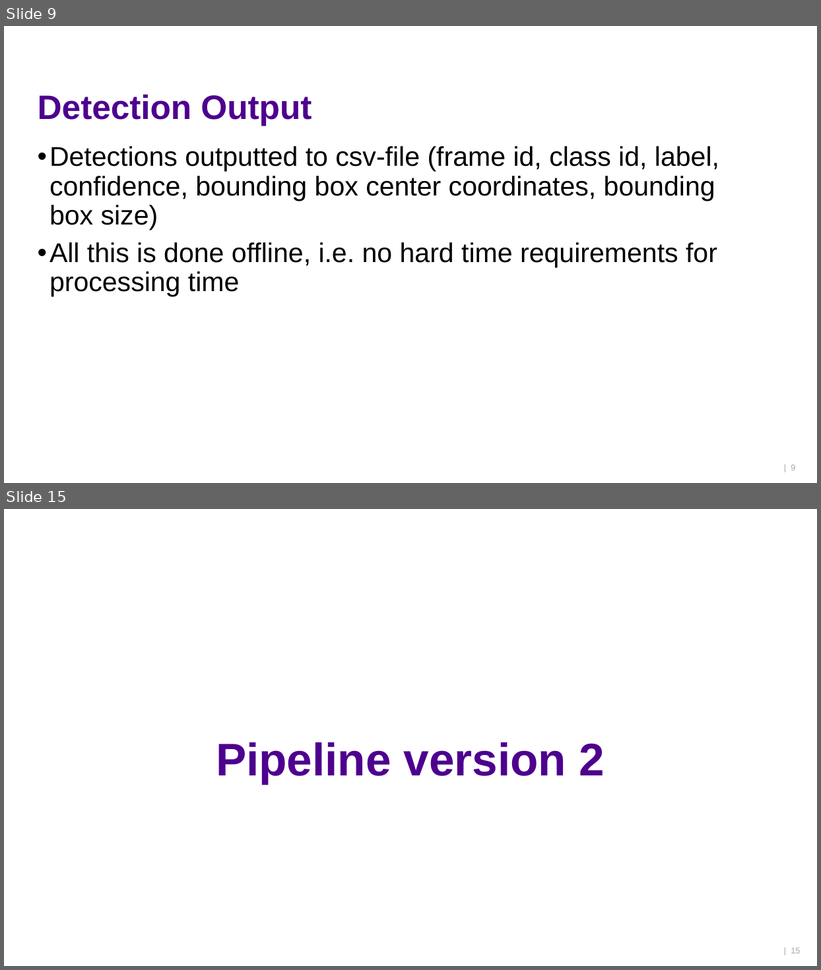
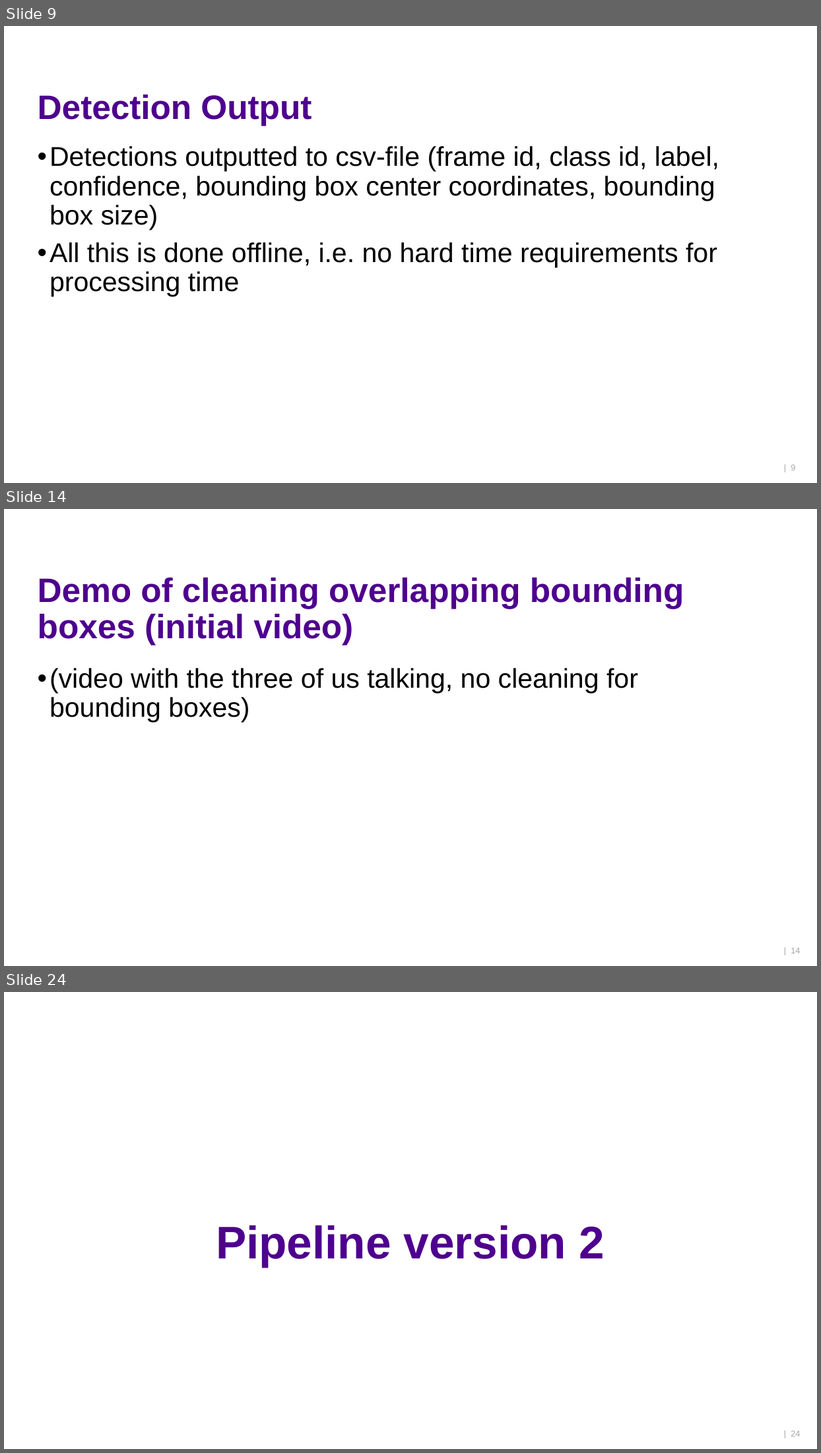
Before and after one commit to ktlhtn/AutoSTAnnot, a slide deck: Power point files/Final presentation.pptx. Shown one above the other, each under a label of ours: slides 9 and 15 before the commit, slides 9, 14 and 24 after it; the slides between them are not shown. The pictures are 821x970 and 821x1453 pixels, drawn with LibreOffice and Linux fonts; fonts in the diff are those of the drawing; background and template pictures are left out. Boxes give left, top, right and bottom in pixels: in the first picture for what was removed or moved away, otherwise in the second. Text is boxed around its words. In the diff, an @@ line names an element or a change of style, - is before the commit and + after.

```diff
--- a/Power point files/Final presentation.pptx
+++ b/Power point files/Final presentation.pptx
@@ slide 14 added at (4, 509, 817, 966), background #FFFFFF @@
@@ title added at (38, 577, 684, 645), 40 pt, text #4E008E, bold @@
+Demo of cleaning overlapping bounding boxes (initial video)
@@ text added at (50, 668, 638, 723), 32 pt, text #000000 @@
+• (video with the three of us talking, no cleaning for bounding boxes)
@@ page number added at (791, 948, 800, 954), 10 pt, text #A6A6A6 @@
+| 14
@@ what was slide 15 is now slide 24 @@
@@ page number at (791, 1431, 800, 1437): text changed @@
-| 15
+| 24
```
Also in this commit, not shown: 10 slides changed, 10 other slides added.
